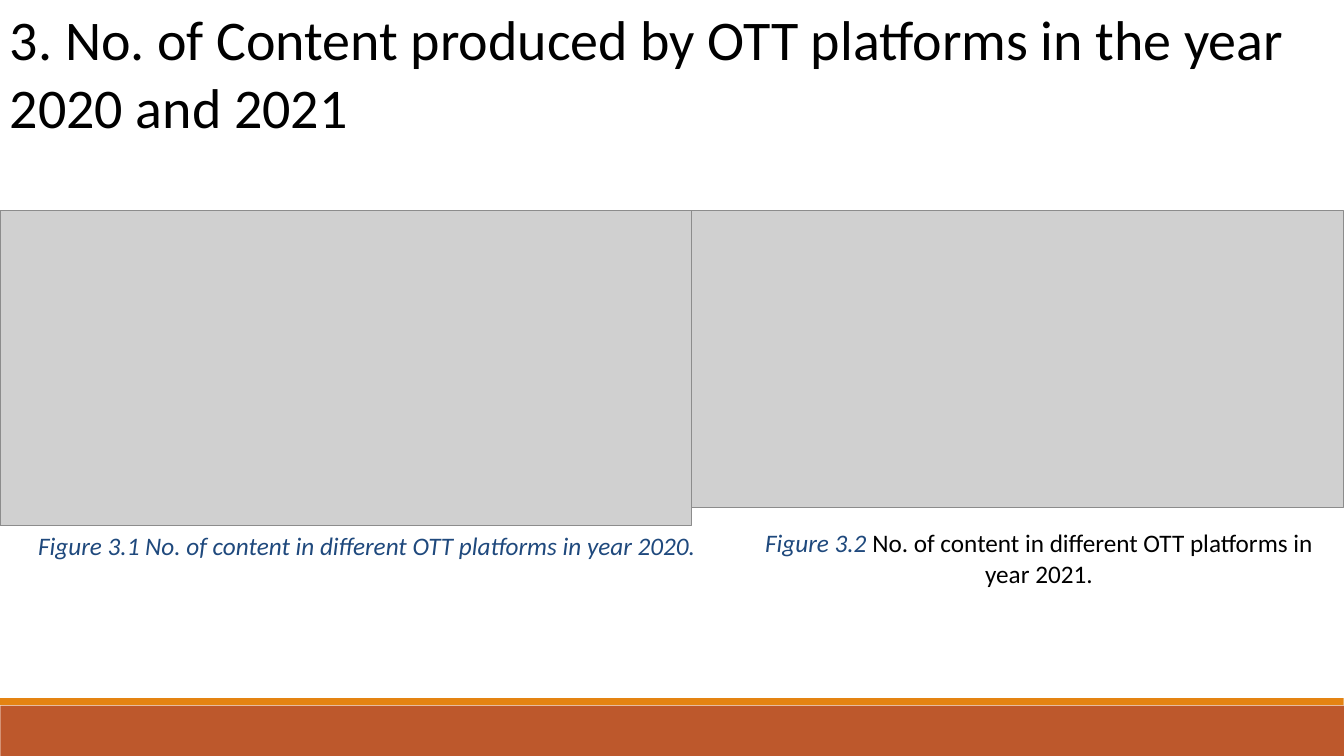
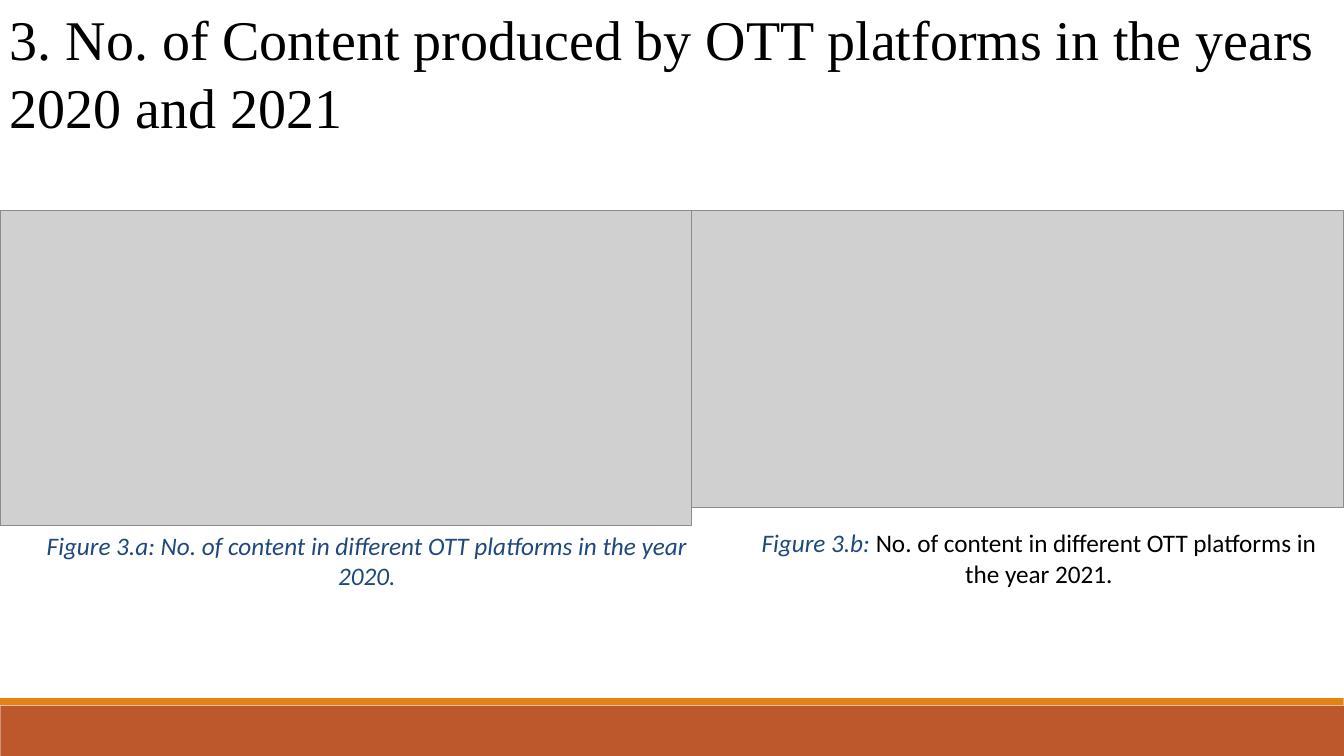
Before and after one commit to Yajas2913/Data-analysis-on-OTT-Platform, a slide deck: slide 12 of EDA_ppt.pptx (slide 9 before the commit). Drawn at 1344x756 pixels with LibreOffice and Linux fonts; fonts in the diff are those of the drawing; grey boxes stand for pictures. Boxes give left, top, right and bottom in pixels: in the first picture for what was removed or moved away, otherwise in the second. Text is boxed around its words. In the diff, an @@ line names an element or a change of style, - is before the commit and + after.

```diff
--- a/EDA_ppt.pptx
+++ b/EDA_ppt.pptx
@@ text at box(10, 20, 1314, 129): text changed; font Calibri to Times New Roman @@
-3. No. of Content produced by OTT platforms in the year 2020 and 2021
+3. No. of Content produced by OTT platforms in the years 2020 and 2021
@@ text at box(47, 537, 687, 585): text changed @@
-Figure 3.1 No. of content in different OTT platforms in year 2020.
+Figure 3.a: No. of content in different OTT platforms in the year 2020.
@@ text at box(762, 534, 1316, 587): text changed @@
-Figure 3.2 No. of content in different OTT platforms in year 2021.
+Figure 3.b: No. of content in different OTT platforms in the year 2021.
```
Also in this commit, not shown: 13 other slides changed, 3 slides added, 10 other files.
